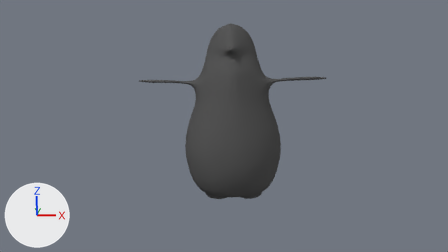
Renders of the Blender file blender/penguin/2_ply.blend from each side of a commit.
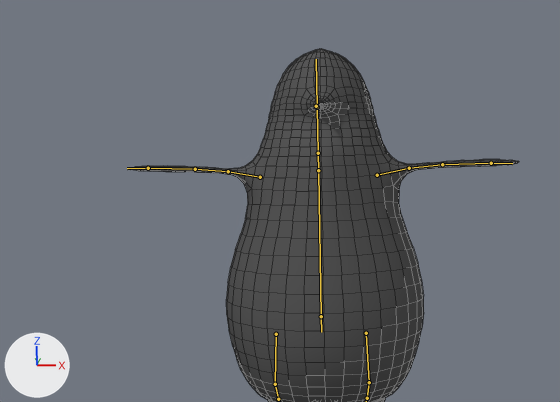
There are two pictures of each version: one from the file's camera 'Camera', one close up on the part from 17% to 77% of the width and 0% to 77% of the height. The lights are fixed; the arrows at lower left show +X, +Y and +Z. Both versions are drawn at frame 190 of the action 'ArmatureAction.001'; the numbers are the values there. The bones that bend it are drawn over the model as lines in the close-ups. The close-ups show mesh edges as thin lines.
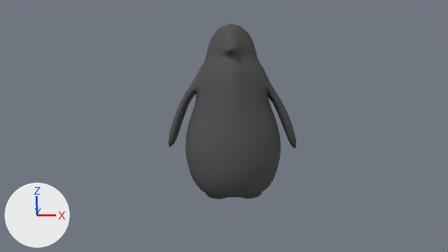
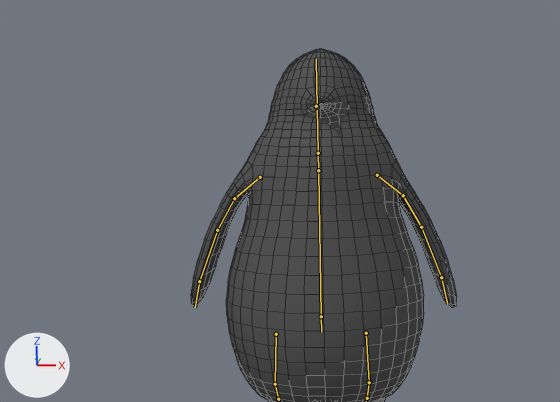
What the commit changed:
Bone 'Bone.004' (bone_bone_004) turns from (0, 0, 0) to (0, 0, -50) degrees about its own x, y and z.
Bone 'Bone.004' (bone_bone_004) is rescaled from (0.3, 0.97, 0.54) to (1.0, 1.0, 1.0).
Bone 'Bone.008' (bone_bone_008) turns from (0, 0, 0) to (0, 0, -50) degrees about its own x, y and z.
Bone 'Bone.008' (bone_bone_008) is rescaled from (0.27, 0.96, 0.58) to (1.0, 1.0, 1.0).

Where the change shows, as pixel boxes (x1, y1, x2, y2) in the close-ups (560 x 402 px):
'Cylinder', posed
    before: (129, 49, 519, 402)
    after: (191, 49, 457, 402)
bone 'Bone.004', root to tip
    before: (377, 175) to (409, 168)
    after: (377, 175) to (403, 195)
bone 'Bone.008', root to tip
    before: (260, 177) to (228, 171)
    after: (260, 177) to (234, 198)
